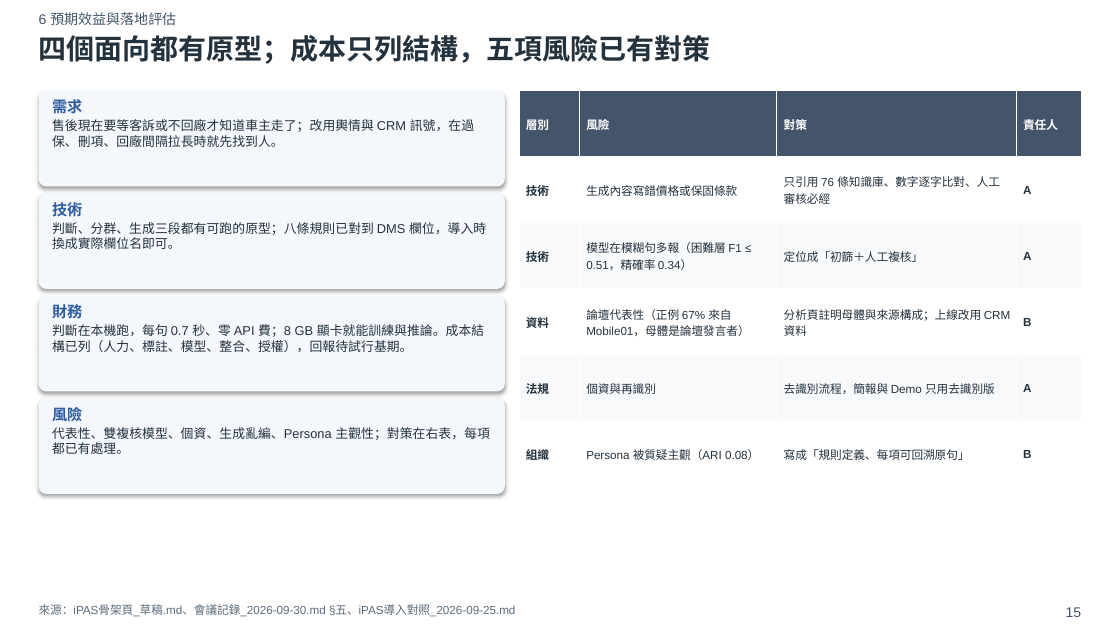
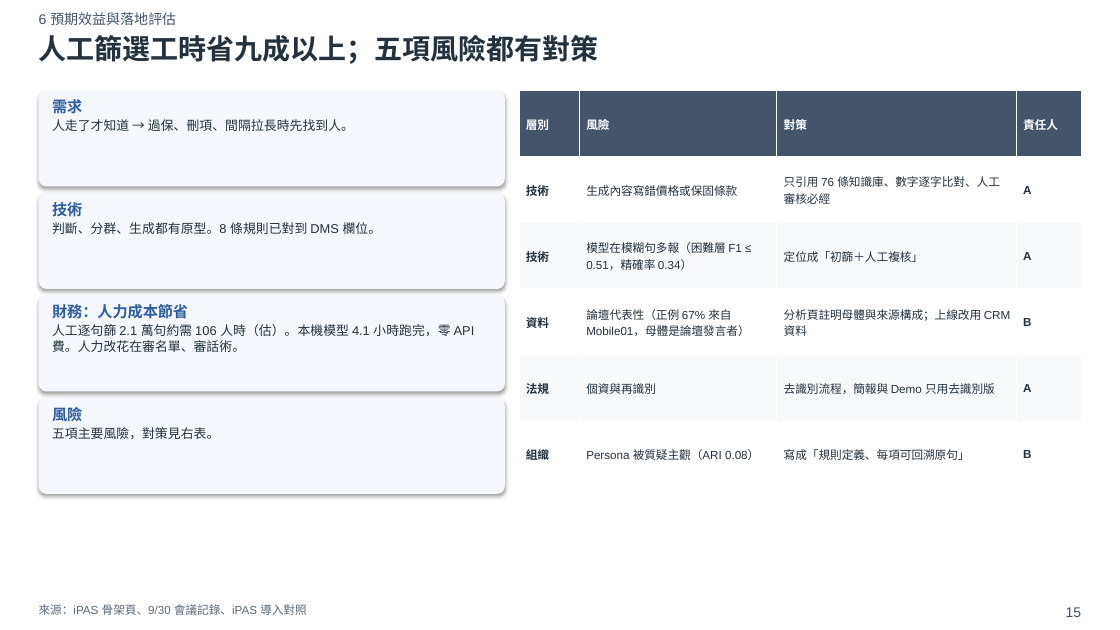
Before and after one commit to xxx789666/hotai-ai-hackathon-lexus, a slide deck: slide 15 of deck/初賽簡報_v0.pptx. Drawn at 1120x630 pixels with LibreOffice and Linux fonts; fonts in the diff are those of the drawing. Boxes give left, top, right and bottom in pixels: in the first picture for what was removed or moved away, otherwise in the second. Text is boxed around its words. In the diff, an @@ line names an element or a change of style, - is before the commit and + after.

```diff
--- a/deck/初賽簡報_v0.pptx
+++ b/deck/初賽簡報_v0.pptx
@@ text at <box>39,35,599,64</box>: text changed @@
-四個面向都有原型；成本只列結構，五項風險已有對策
+人工篩選工時省九成以上；五項風險都有對策
@@ text at <box>52,119,354,131</box>: text changed @@
-售後現在要等客訴或不回廠才知道車主走了；改用輿情與 CRM 訊號，在過保、刪項、回廠間隔拉長時就先找到人。
+人走了才知道 → 過保、刪項、間隔拉長時先找到人。
@@ text at <box>52,222,382,234</box>: text changed @@
-判斷、分群、生成三段都有可跑的原型；八條規則已對到 DMS 欄位，導入時換成實際欄位名即可。
+判斷、分群、生成都有原型。8 條規則已對到 DMS 欄位。
@@ text at <box>52,304,475,352</box>: text changed @@
-財務
-判斷在本機跑，每句 0.7 秒、零 API 費；8 GB 顯卡就能訓練與推論。成本結構已列（人力、標註、模型、整合、授權），回報待試行基期。
+財務：人力成本節省
+人工逐句篩 2.1 萬句約需 106 人時（估）。本機模型 4.1 小時跑完，零 API 費。人力改花在審名單、審話術。
@@ text at <box>52,427,219,439</box>: text changed @@
-代表性、雙複核模型、個資、生成亂編、Persona 主觀性；對策在右表，每項都已有處理。
+五項主要風險，對策見右表。
@@ text at <box>39,604,307,615</box>: text changed @@
-來源：iPAS骨架頁_草稿.md、會議記錄_2026-09-30.md §五、iPAS導入對照_2026-09-25.md
+來源：iPAS 骨架頁、9/30 會議記錄、iPAS 導入對照
```
Also in this commit, not shown: 19 other slides changed, 2 slides added, 33 other files.
